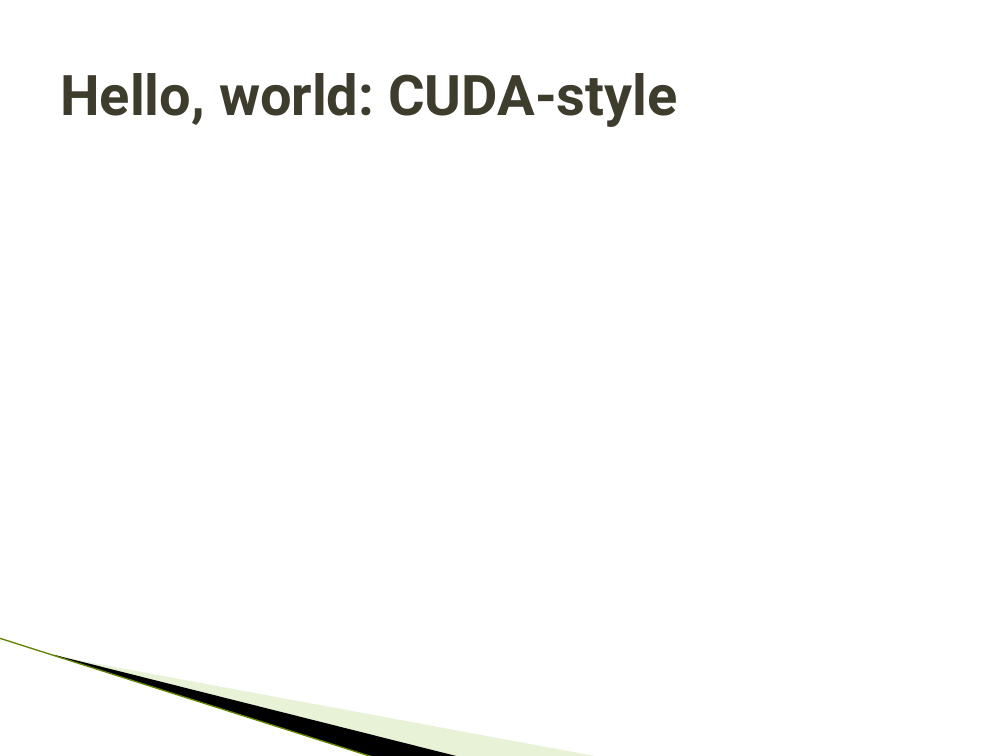
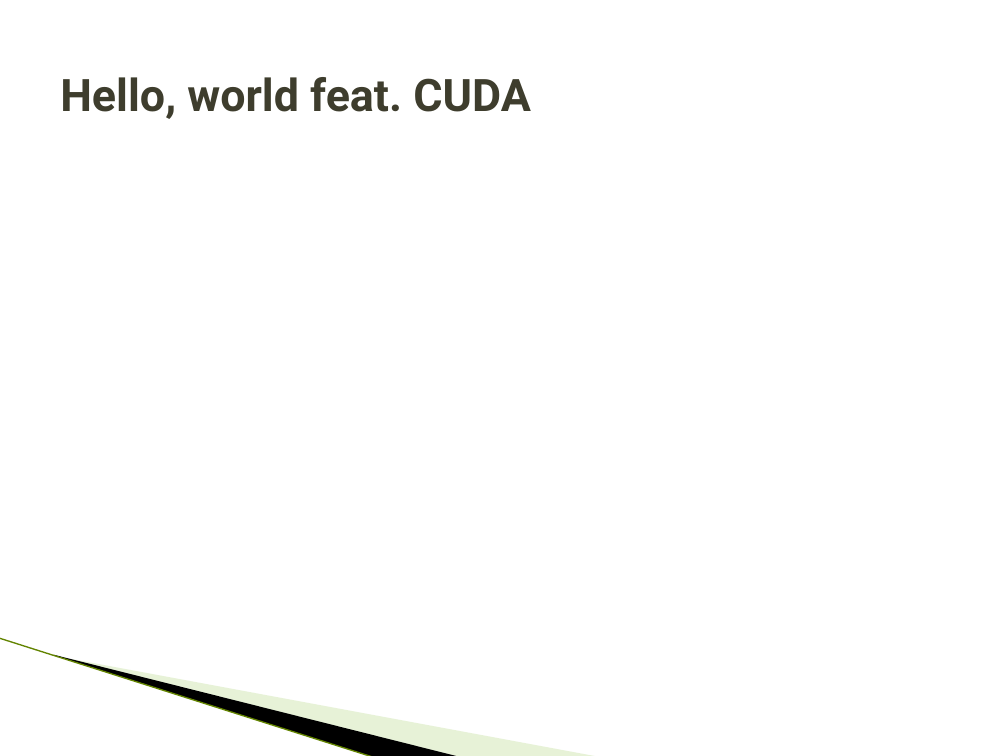
Before and after one commit to HPC-lab-ITIS/CUDA, a slide deck: slide 12 of materials/lec_1/lec_1.pptx (slide 17 before the commit). Drawn at 1008x756 pixels with LibreOffice and Linux fonts; fonts in the diff are those of the drawing; grey boxes stand for pictures; background and template pictures are left out. Boxes give left, top, right and bottom in pixels: in the first picture for what was removed or moved away, otherwise in the second. Text is boxed around its words. In the diff, an @@ line names an element or a change of style, - is before the commit and + after.

```diff
--- a/materials/lec_1/lec_1.pptx
+++ b/materials/lec_1/lec_1.pptx
@@ title at box(60, 77, 531, 119): text changed; size 40 to 32 pt @@
-Hello, world: CUDA-style
+Hello, world feat. CUDA
```
Also in this commit, not shown: 24 other slides changed, 10 slides removed, 3 other files.
